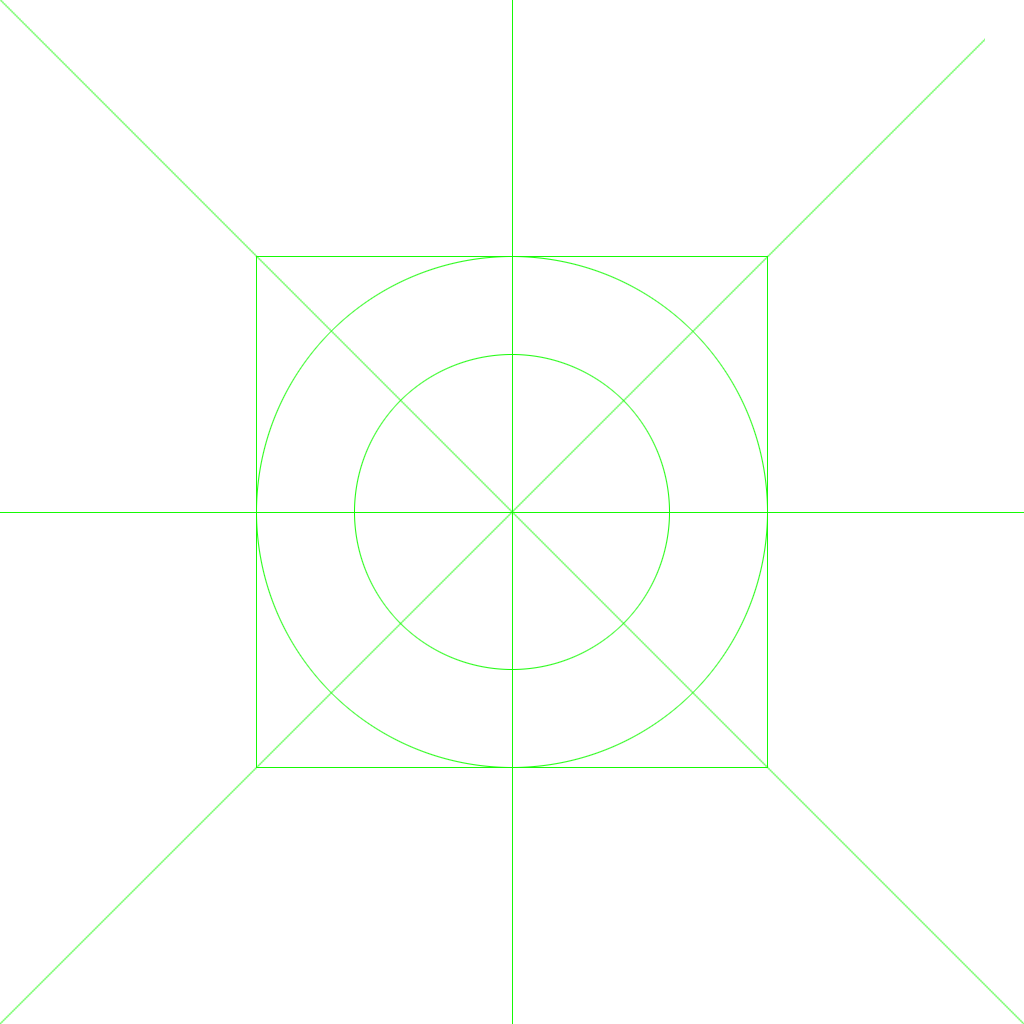
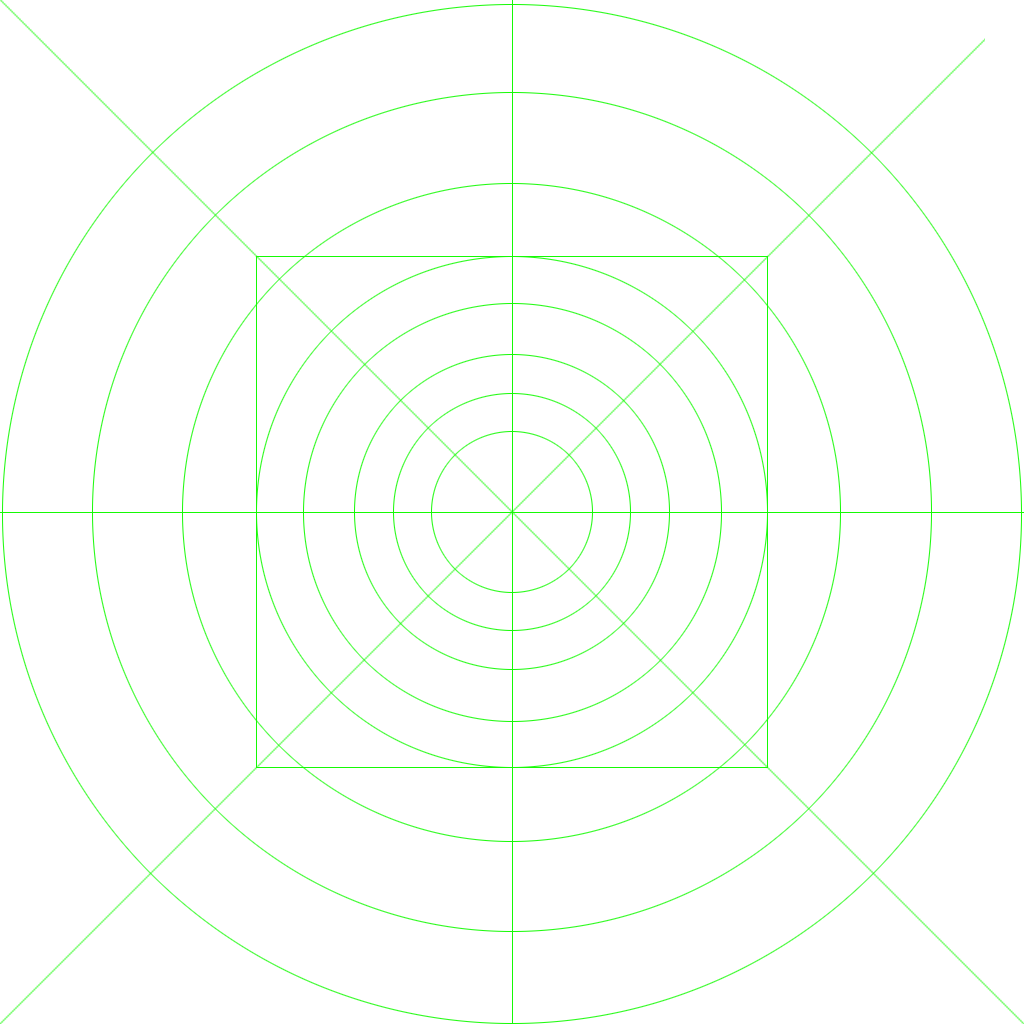
Layered file, before and after one edit (w=1024, h=1024). Changes by layer:
added layer "图层 4" above "图层 3 拷贝" over left=2, top=4, right=1022, bottom=1024
